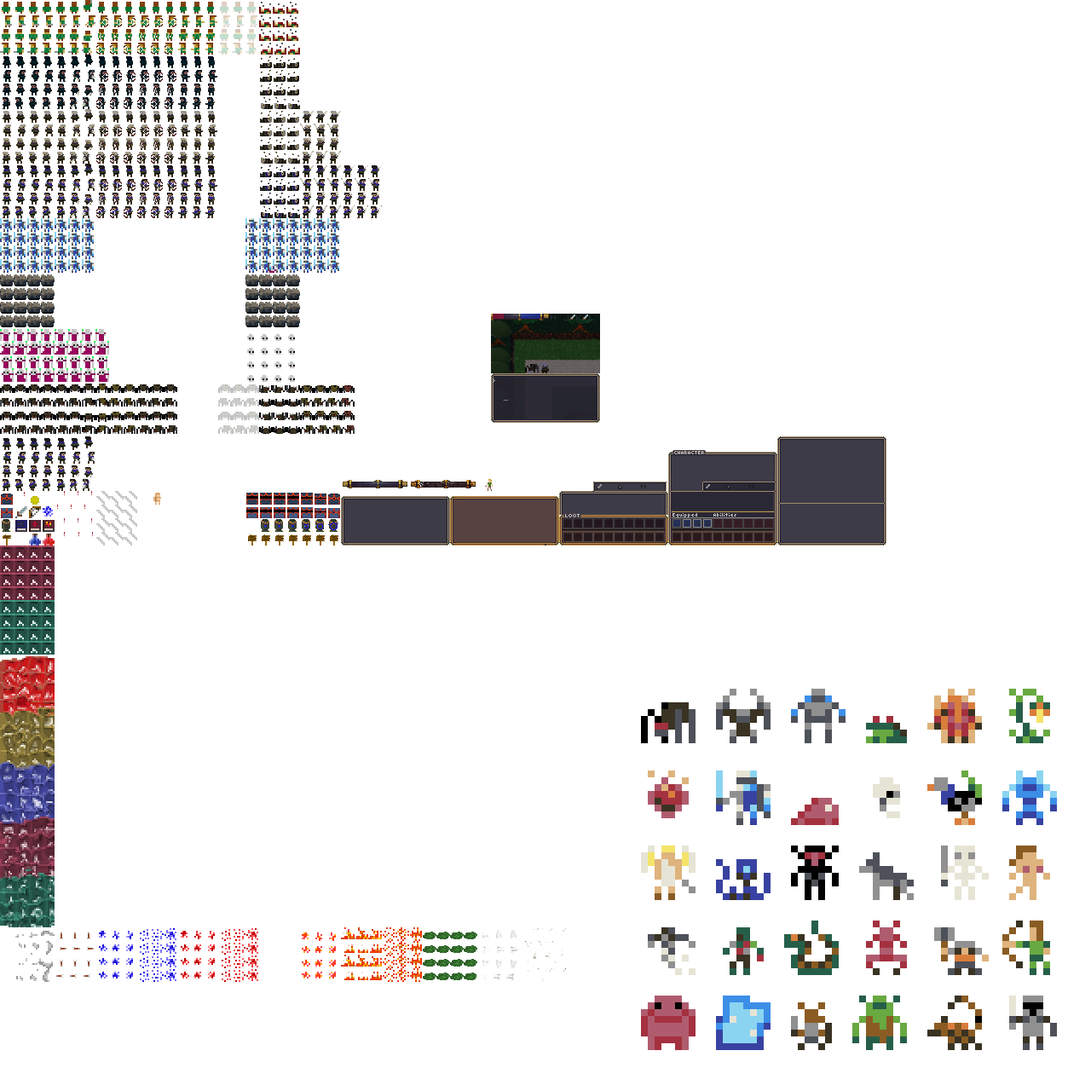
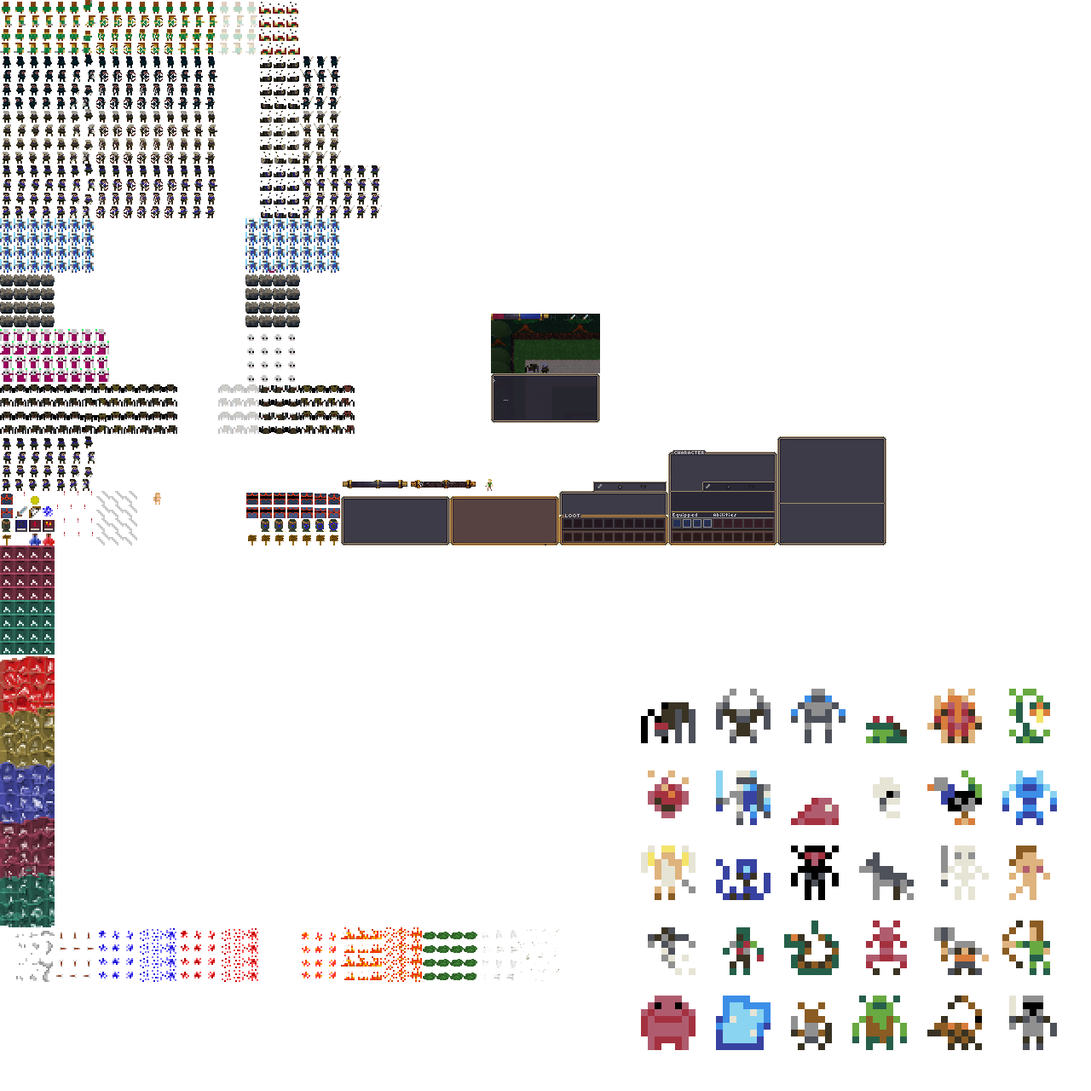
Layer changes from the first w=1091, h=1091 image to the second:
painted on "Pasted Layer" over [335, 96, 567, 981]
painted on "pixels.png" over [260, 56, 560, 981]
